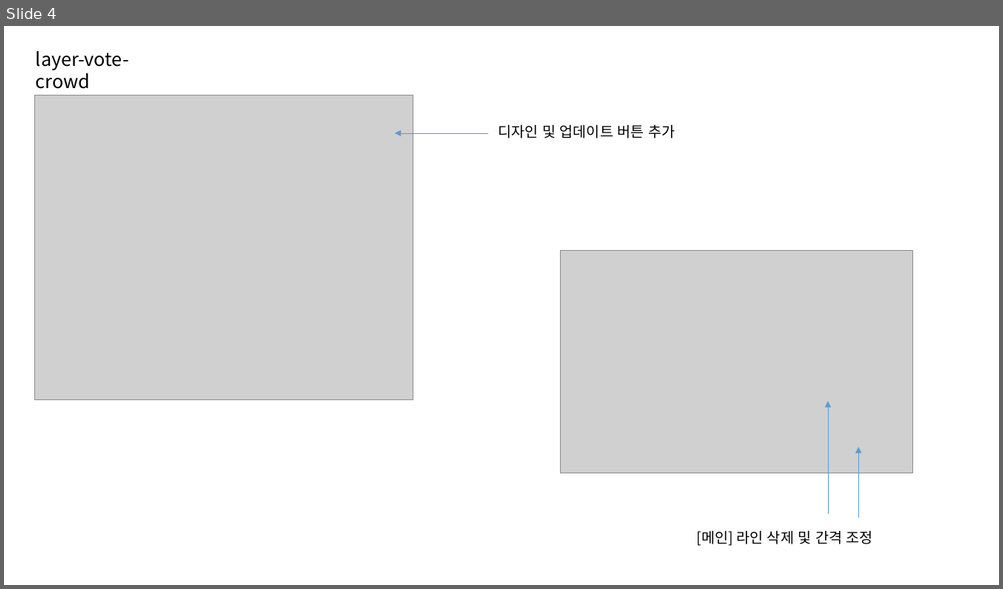
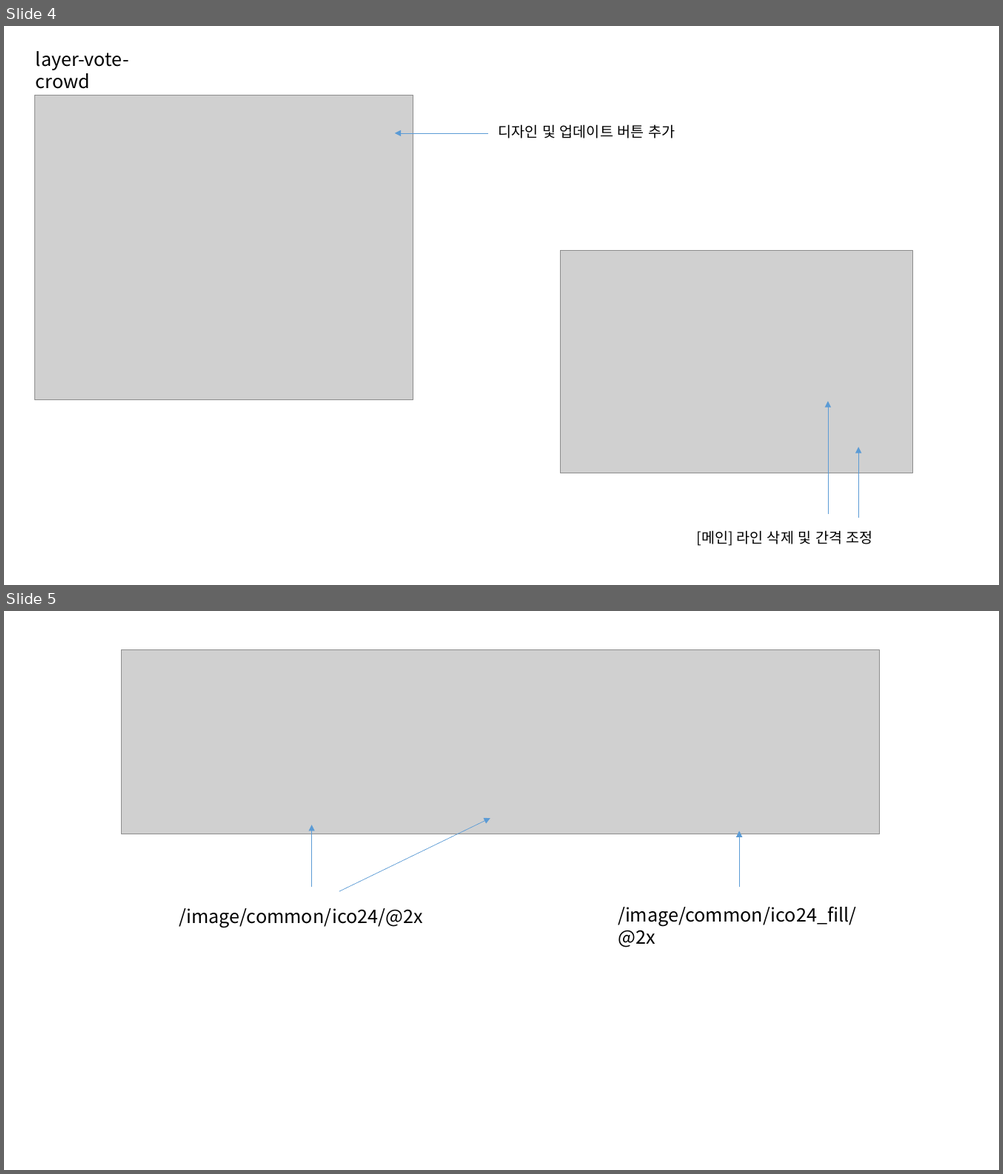
Before and after one commit to jeoungGyy/sejong, a slide deck: ppt/05-25.pptx. Shown one above the other, each under a label of ours: slide 4 before the commit, slides 4 and 5 after it. The pictures are 1003x589 and 1003x1174 pixels, drawn with LibreOffice and Linux fonts; fonts in the diff are those of the drawing; grey boxes stand for pictures. Boxes give left, top, right and bottom in pixels: in the first picture for what was removed or moved away, otherwise in the second. Text is boxed around its words. In the diff, an @@ line names an element or a change of style, - is before the commit and + after.

```diff
--- a/ppt/05-25.pptx
+++ b/ppt/05-25.pptx
@@ slide 5 added at (4, 611, 999, 1170), background #FFFFFF @@
@@ picture added at (121, 649, 879, 834) @@
@@ arrow added from (311, 887) to (311, 825), #5B9BD5 0.5 pt @@
@@ arrow added from (339, 891) to (490, 818), #5B9BD5 0.5 pt @@
@@ arrow added from (739, 887) to (739, 831), #5B9BD5 0.5 pt @@
@@ text added at (179, 908, 423, 928), 18 pt, text #000000 @@
+/image/common/ico24/@2x
@@ text added at (617, 906, 856, 948), 18 pt, text #000000 @@
+/image/common/ico24_fill/@2x
```
Also in this commit, not shown: 1 slide changed, 14 other files.
